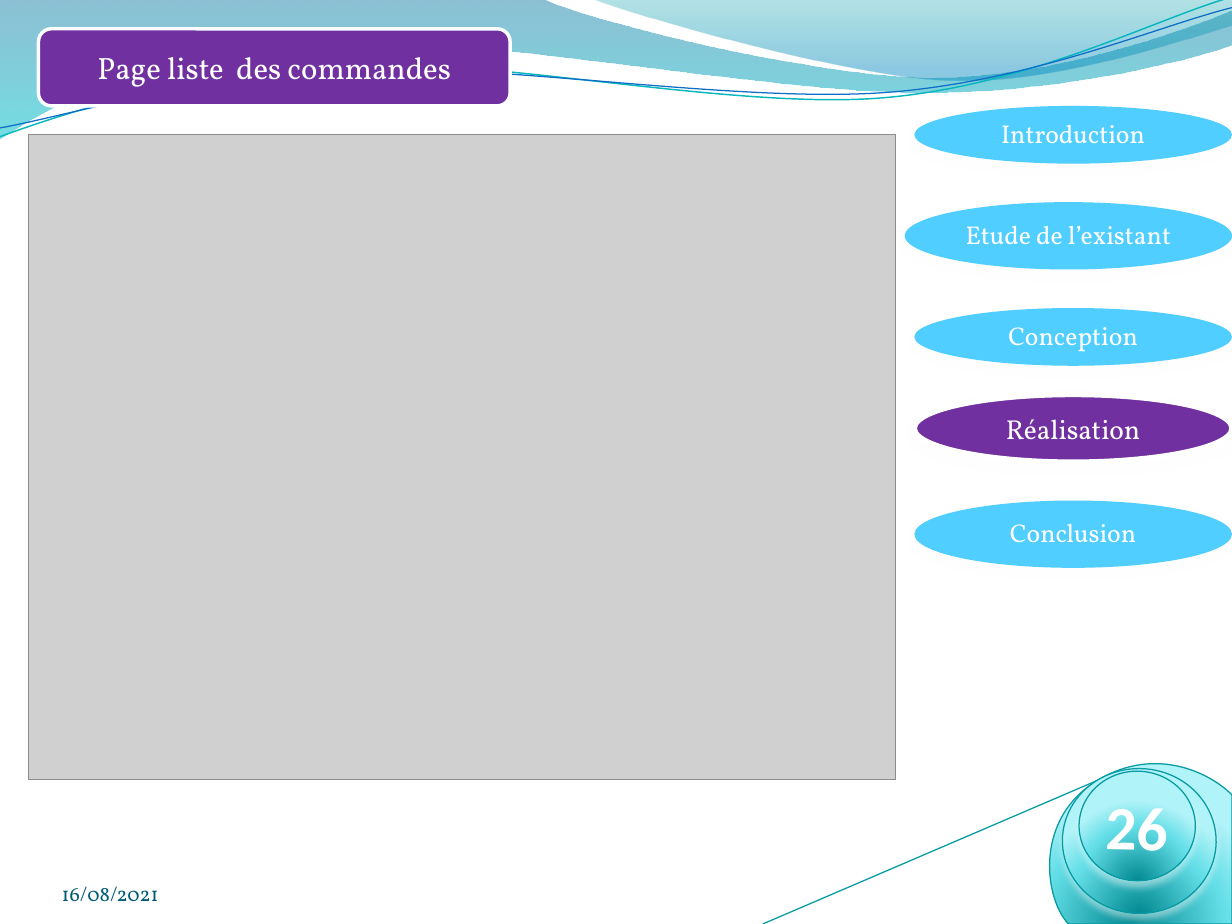
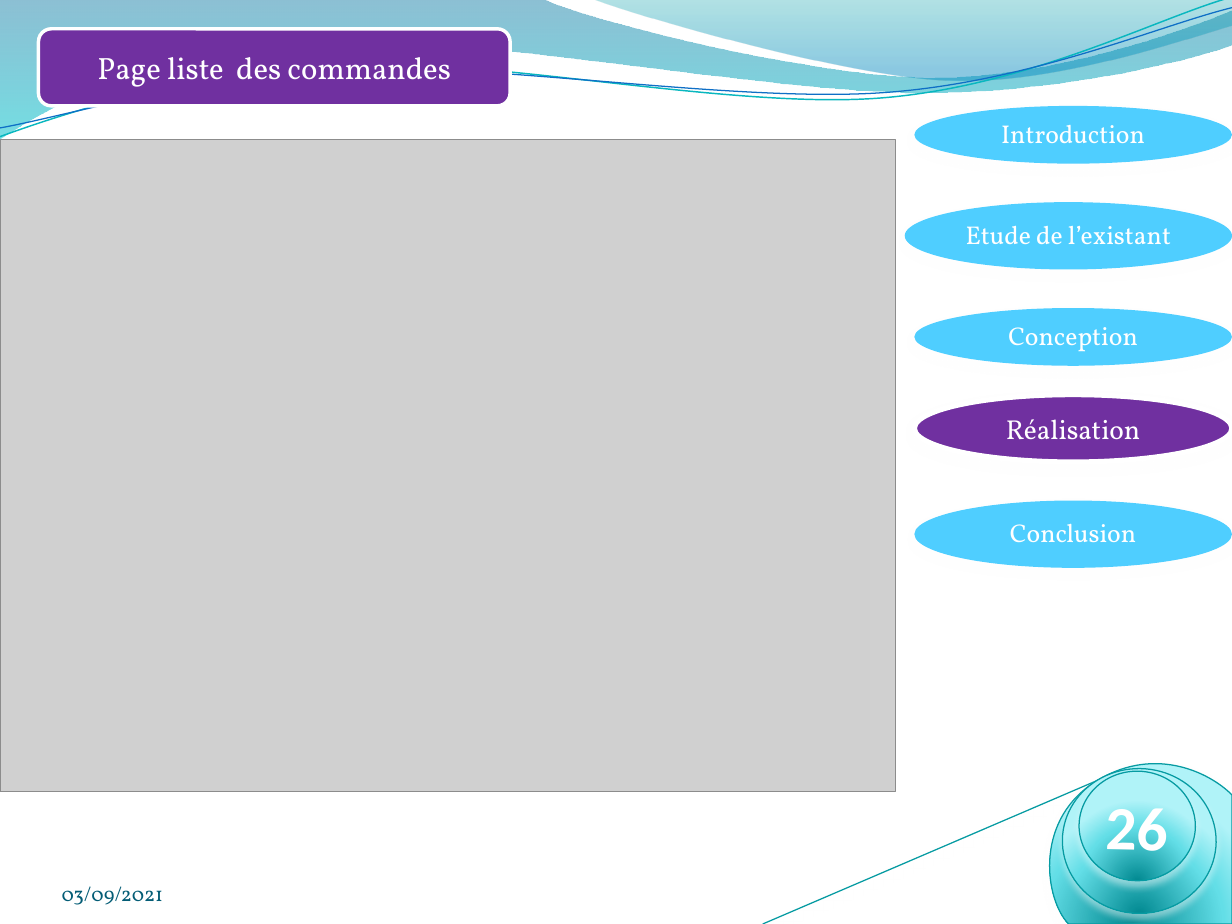
Before and after one commit to badreddine2010/e-shop, a slide deck: slide 27 of conception/Rapport/présentation soutenance Pfe_Bad_Afpa.pptx. Drawn at 1232x924 pixels with LibreOffice and Linux fonts; fonts in the diff are those of the drawing; grey boxes stand for pictures; background and template pictures are left out. Boxes give left, top, right and bottom in pixels: in the first picture for what was removed or moved away, otherwise in the second. Text is boxed around its words. In the diff, an @@ line names an element or a change of style, - is before the commit and + after.

```diff
--- a/conception/Rapport/présentation soutenance Pfe_Bad_Afpa.pptx
+++ b/conception/Rapport/présentation soutenance Pfe_Bad_Afpa.pptx
@@ picture: place and size @@
-picture at (28,134,896,779)
+picture at (0,139,896,792)
@@ text at (62,886,163,905): text changed @@
-16/08/2021
+03/09/2021
```
Also in this commit, not shown: 30 other slides changed, 51 other files.
